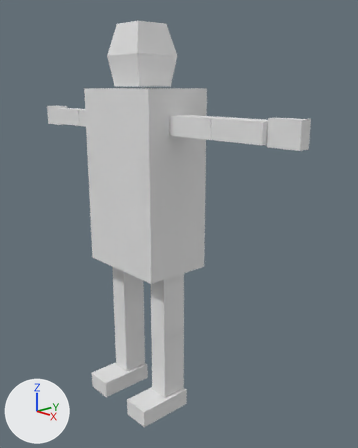
Before and after pictures for a commit that changed the Blender file Assets/Characters/Human/Human.blend.
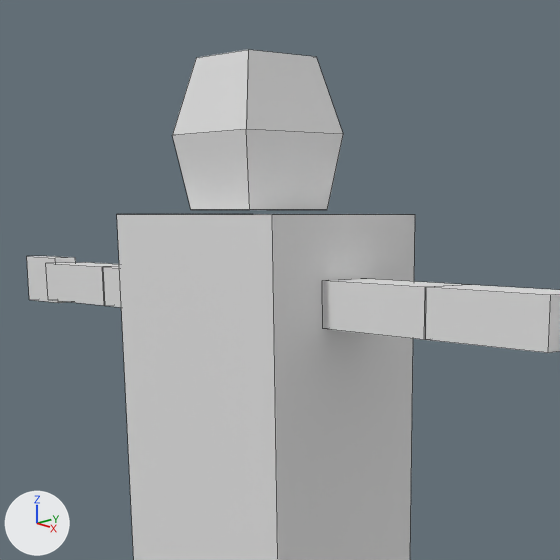
Each version is shown whole from a 50 mm lens placed at (2.818, -1.978, 2.371), pointed at (0.179, 0.395, 1.395), then close up on the part from 10% to 74% of the width and 0% to 51% of the height. Lighting does not change. The marker at lower left points along +X, +Y and +Z. The close-ups show mesh edges as thin lines.

Names of what the first close-up shows: 'Chest', 'Head', 'LeftLowerArm', 'LeftUpperArm', 'RightHand', 'RightLowerArm', 'RightUpperArm'.
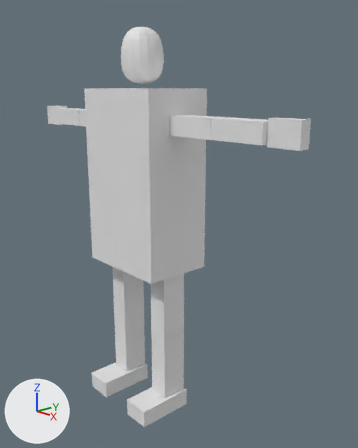
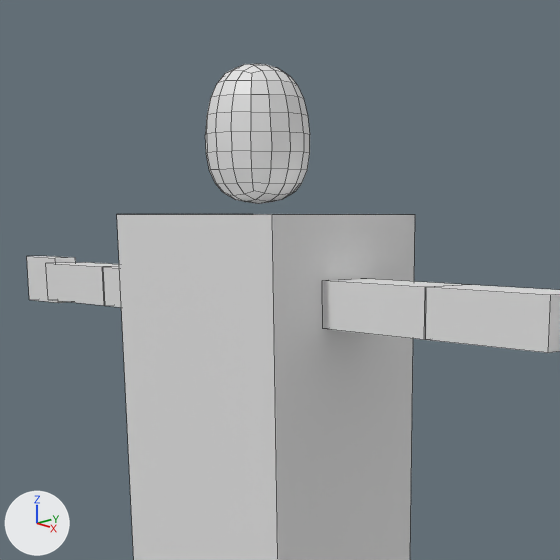
Diff of the bpy script that builds the scene:
```diff
--- a/Assets/Characters/Human/Human.blend.py
+++ b/Assets/Characters/Human/Human.blend.py
@@ ob_head @@
 ob_head.rotation_euler = (1.571, 0.0, 0.0)  # degrees (90, 0, 0)
+_m = ob_head.modifiers.new('Subsurf', 'SUBSURF')
+_m.levels = 2
```

Location of each change, [x1, y1, x2, y2] in pixels of the close-ups (560 x 560 px):
'Head', modifiers changed (38% narrower, 12% shorter)
    before: [172, 50, 343, 210]
    after: [205, 64, 310, 204]
